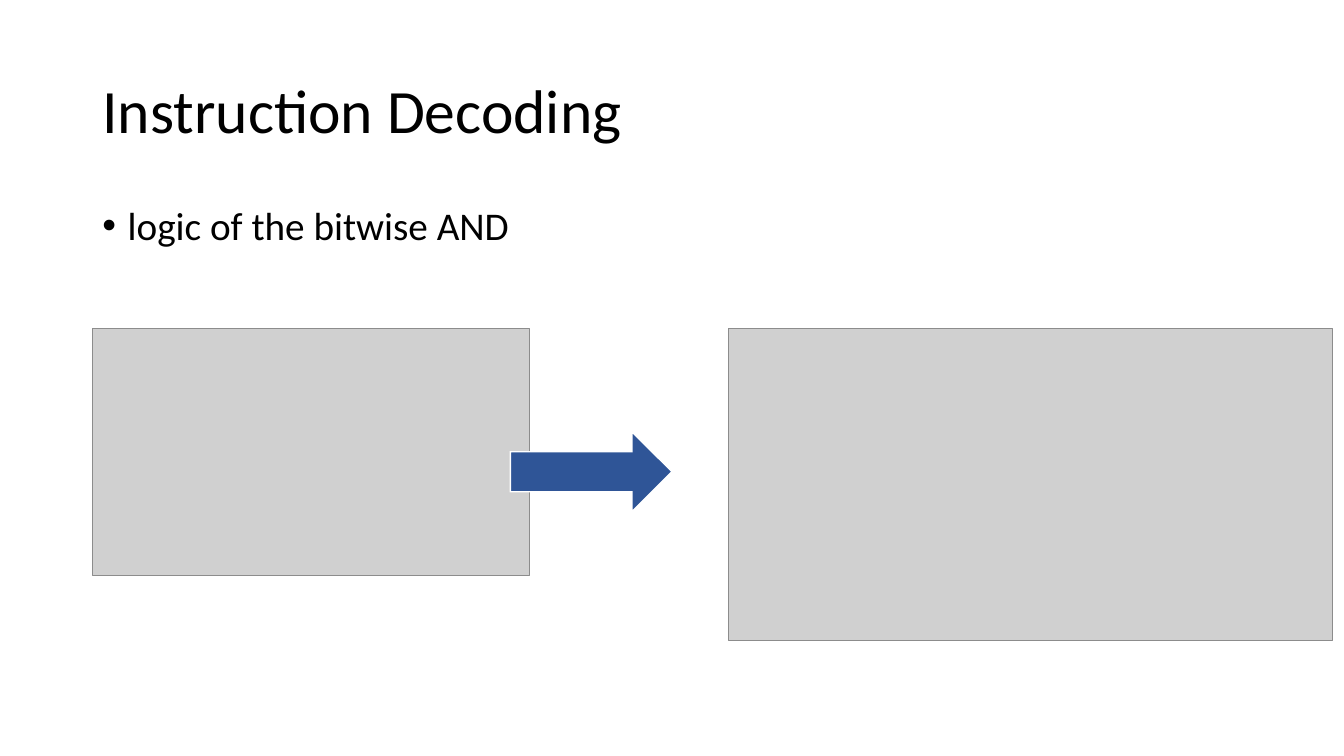
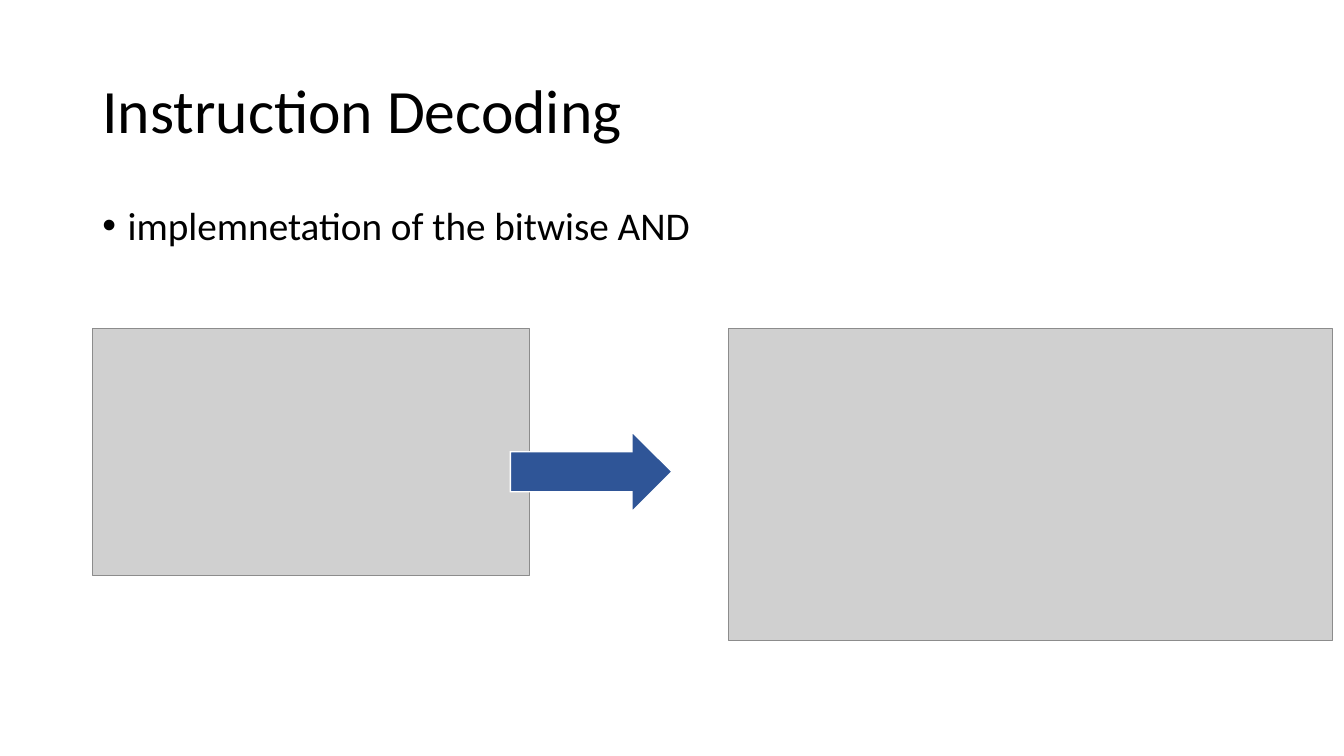
Before and after one commit to jochemarends/lc3, a slide deck: slide 6 of Virtual Machines.pptx. Drawn at 1344x756 pixels with LibreOffice and Linux fonts; fonts in the diff are those of the drawing; grey boxes stand for pictures. Boxes give left, top, right and bottom in pixels: in the first picture for what was removed or moved away, otherwise in the second. Text is boxed around its words. In the diff, an @@ line names an element or a change of style, - is before the commit and + after.

```diff
--- a/Virtual Machines.pptx
+++ b/Virtual Machines.pptx
@@ text at bbox=[128, 212, 690, 247]: text changed @@
-• logic of the bitwise AND
+• implemnetation of the bitwise AND
```
Also in this commit, not shown: 2 other slides changed.
